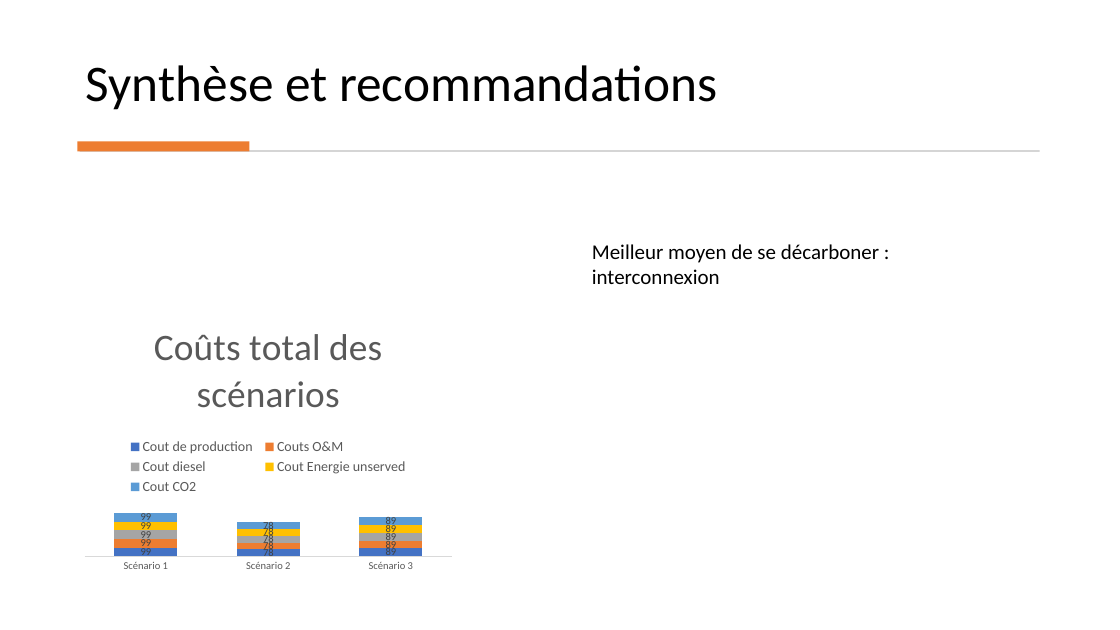
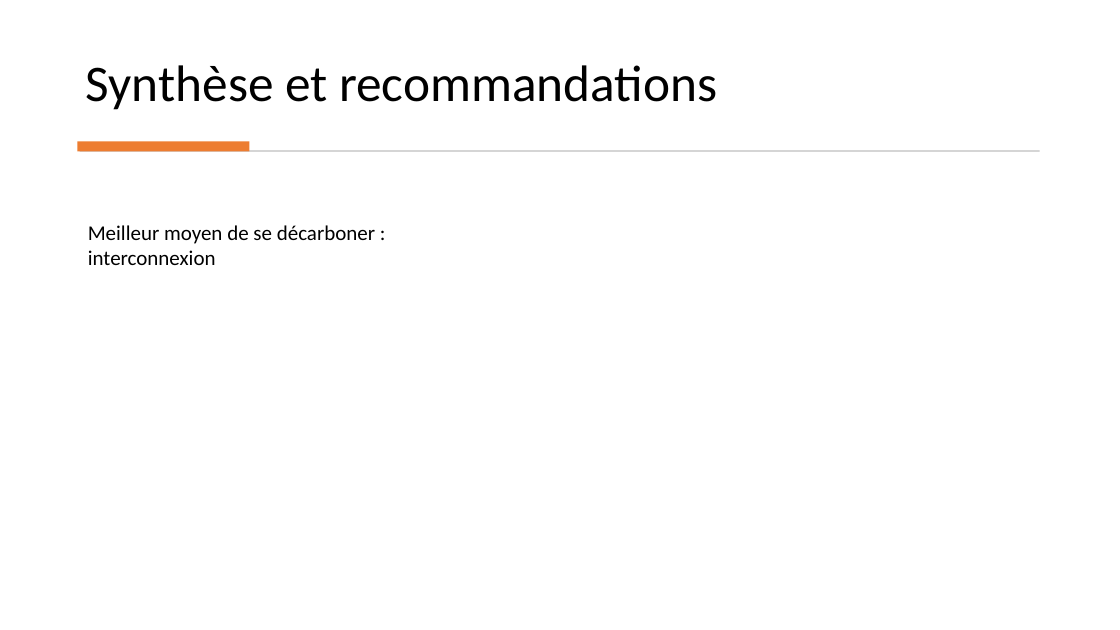
Before and after one commit to cledat/Projet-EA314, a slide deck: slide 9 of rapport.pptx (slide 11 before the commit). Drawn at 1120x630 pixels with LibreOffice and Linux fonts; fonts in the diff are those of the drawing. Boxes give left, top, right and bottom in pixels: in the first picture for what was removed or moved away, otherwise in the second. Text is boxed around its words. In the diff, an @@ line names an element or a change of style, - is before the commit and + after.

```diff
--- a/rapport.pptx
+++ b/rapport.pptx
@@ text "Meilleur moyen de se décarboner ..." moved from (x1=592, y1=244, x2=879, y2=284) to (x1=88, y1=225, x2=375, y2=265) @@
@@ column stacked chart removed at (x1=77, y1=304, x2=460, y2=577) @@
-title "Coûts total des scénarios "
-categories: Scénario 1, Scénario 2, Scénario 3
-Cout de production : 99, 78, 89
-Couts O&M: 99, 78, 89
-Cout diesel: 99, 78, 89
-Cout Energie unserved: 99, 78, 89
-Cout CO2: 99, 78, 89
```
Also in this commit, not shown: 8 other slides changed, 1 slide added, 1 other file.
